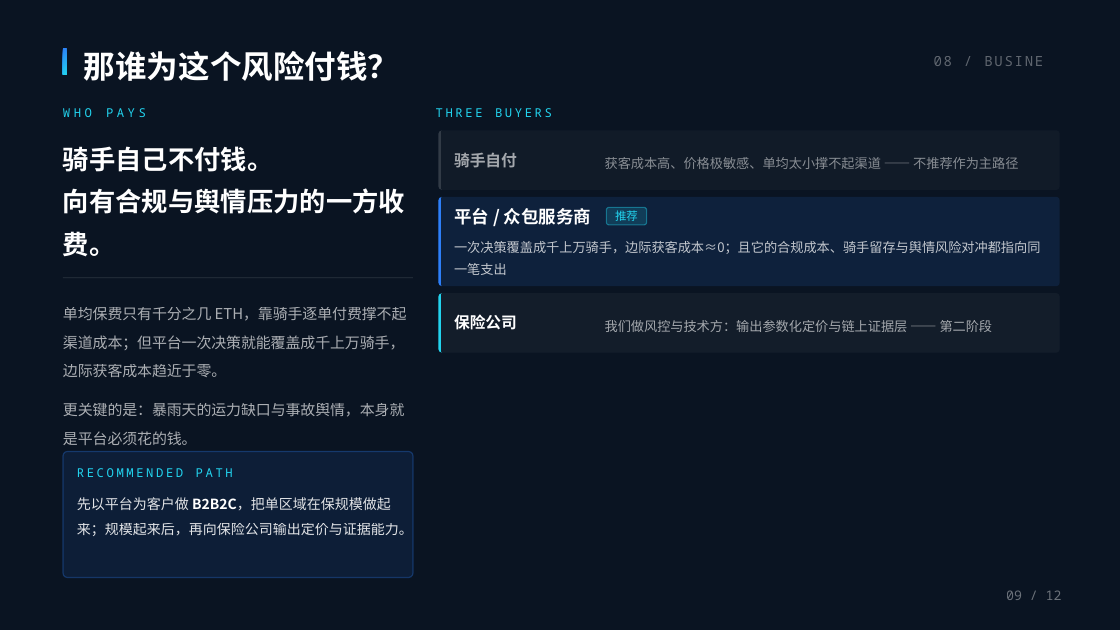
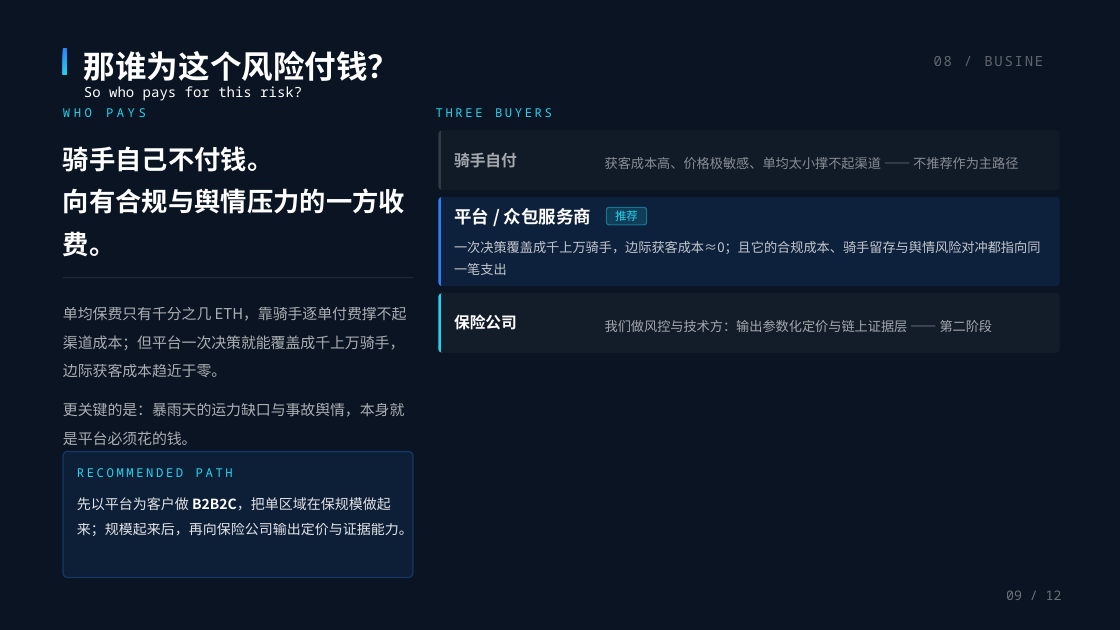
Before and after one commit to juice-butterfly/rainproof, a slide deck: slide 9 of 提交材料/雨证-路演PPT-叙事版-修订5.pptx. Drawn at 1120x630 pixels with LibreOffice and Linux fonts; fonts in the diff are those of the drawing. Boxes give left, top, right and bottom in pixels: in the first picture for what was removed or moved away, otherwise in the second. Text is boxed around its words. In the diff, an @@ line names an element or a change of style, - is before the commit and + after.

```diff
--- a/提交材料/雨证-路演PPT-叙事版-修订5.pptx
+++ b/提交材料/雨证-路演PPT-叙事版-修订5.pptx
@@ text added at (84, 86, 302, 101), 12 pt, text #FFFFFF @@
+So who pays for this risk?
```
Also in this commit, not shown: 12 other slides changed, 9 other files.
